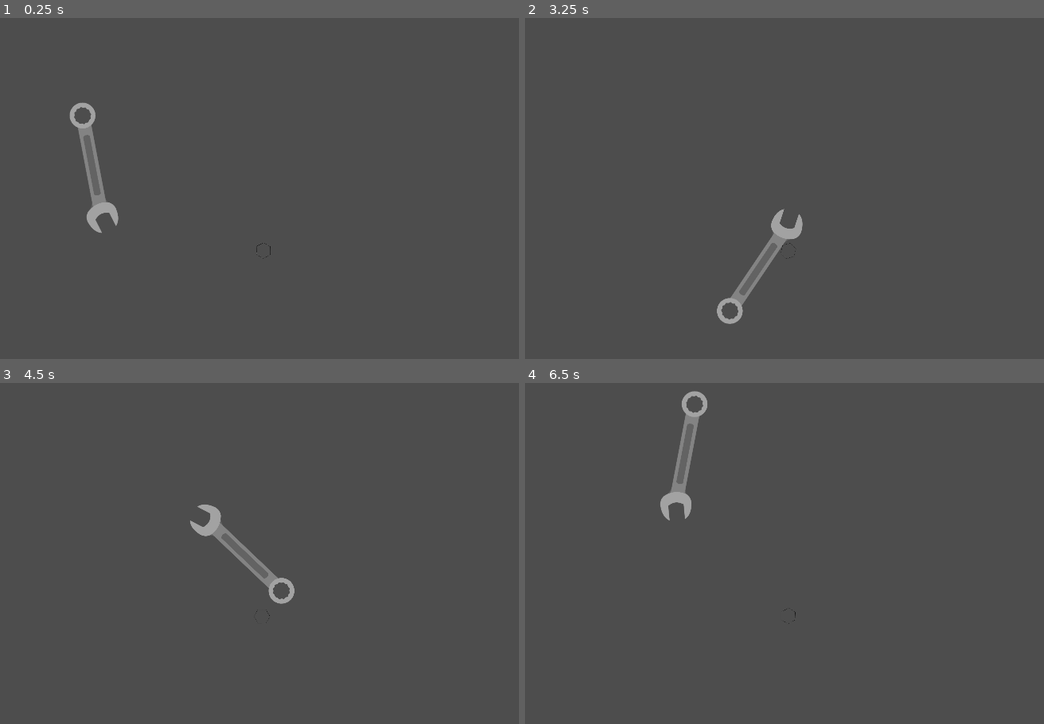
Above: before the commit, frames 1-4 (two rows, left to right).
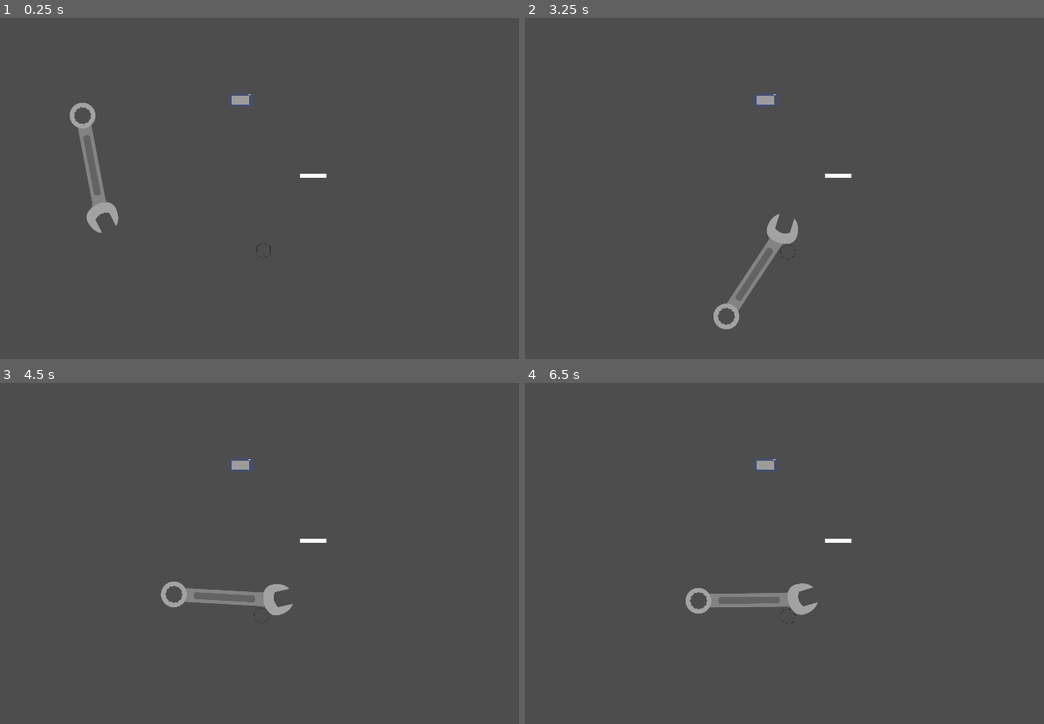
Above: after the commit, the same moments.

Repository: enderpyy/machina
Game: Godot game, scene res://scenes/test.tscn
The game is run twice, just before and just after one commit, with the same random seed, the same clock (stepped at 60 frames per second) and the same inputs. This scene is started directly instead of the project's main scene. The engine's default icon, where the game draws it, is replaced by a stand-in: a white triangle on a blue panel in a dark square.
Inputs (mouse positions are in pixels of both pictures, inside the frame that each line leads up to):
- Up to frame 1 (0.25 s): no input
- Up to frame 2 (3.25 s): move the mouse to (789, 249) at 0.52 s; press the mouse at (789, 249) at 0.53 s; hold Right (right) 0.53-1.28 s; move the mouse to (618, 168) at 1.27 s; release the mouse at (618, 168) at 1.28 s; hold Down (down) 1.28-2.03 s; click (618, 168) at 1.35 s; move the mouse to (851, 106) at 2.02 s; press the mouse at (851, 106) at 2.03 s; hold Right (right) 2.03-2.78 s; move the mouse to (753, 256) at 2.77 s; release the mouse at (753, 256) at 2.78 s; hold Up (up) from 2.78 s (still down); click (753, 256) at 2.85 s
- Up to frame 3 (4.5 s): move the mouse to (451, 604) at 3.52 s; release Up (up) at 3.53 s; press the mouse at (451, 604) at 3.53 s; hold A (left) from 3.53 s (still down); move the mouse to (67, 495) at 4.27 s; release the mouse at (67, 495) at 4.28 s; click (67, 495) at 4.35 s
- Up to frame 4 (6.5 s): move the mouse to (815, 550) at 5.02 s; release A (left) at 5.03 s; press the mouse at (815, 550) at 5.03 s; hold Down (down) 5.03-5.78 s; move the mouse to (691, 461) at 5.77 s; release the mouse at (691, 461) at 5.78 s; hold Right (right) from 5.78 s (still down); click (691, 461) at 5.85 s

The runs differ from the first frame. In frame 1, 0.2% of the frame differs, in the area x 44-63%, y 22-47%; in frame 2, 0.9%; in frame 3, 1.8%; in frame 4, 1.9%, in the area x 26-63%, y 2-71%.

Commit message:
wrench

Diff:
--- a/machina/scenes/bolt.tscn
+++ b/machina/scenes/bolt.tscn
@@ -49,7 +49,7 @@
 texture = ExtResource("1_gsnt5")
 
 [node name="CollisionPolygon2D" type="CollisionPolygon2D" parent="."]
-scale = Vector2(0.34, 0.34)
+scale = Vector2(0.4, 0.4)
 polygon = PackedVector2Array(2, 61, 55, 30, 55, -31, 4, -60, -49, -33, -49, 30)
 
 [node name="AnimationPlayer" type="AnimationPlayer" parent="."]
--- a/machina/scenes/bolt_socket.tscn
+++ b/machina/scenes/bolt_socket.tscn
@@ -8,9 +8,10 @@
 
 [sub_resource type="CircleShape2D" id="CircleShape2D_s0h4p"]
 
-[node name="Bolt Socket" type="Node2D"]
-scale = Vector2(0.3, 0.3)
+[node name="Bolt Socket" type="Node2D" node_paths=PackedStringArray("bolt")]
+scale = Vector2(0.4, 0.4)
 script = ExtResource("1_hu2p6")
+bolt = NodePath("Bolt")
 
 [node name="Bolt" parent="." instance=ExtResource("2_w8kic")]
 
@@ -34,5 +35,8 @@
 [node name="CollisionShape2D" type="CollisionShape2D" parent="Pivot/Wrench Detector"]
 shape = SubResource("CircleShape2D_s0h4p")
 
+[node name="Wrench Pivot" type="PinJoint2D" parent="."]
+node_b = NodePath("../Pivot/Joint")
+
 [connection signal="area_entered" from="Pivot/Wrench Detector" to="." method="_on_wrench_detector_area_entered"]
 [connection signal="area_exited" from="Pivot/Wrench Detector" to="." method="_on_wrench_detector_area_exited"]
--- /dev/null
+++ b/machina/scenes/code.tscn
@@ -0,0 +1,20 @@
+[gd_scene load_steps=4 format=3 uid="uid://dqw4alxddls50"]
+
+[ext_resource type="Script" uid="uid://chn6kap06bwi5" path="res://scenes/manufacturer_code.gd" id="1_qm82s"]
+[ext_resource type="Texture2D" uid="uid://ts5nwrqydd7o" path="res://sprite/barcode.png" id="2_qm82s"]
+
+[sub_resource type="RectangleShape2D" id="RectangleShape2D_0xom4"]
+size = Vector2(472, 119)
+
+[node name="Manufacturer Code" type="Area2D"]
+script = ExtResource("1_qm82s")
+
+[node name="Background" type="Sprite2D" parent="."]
+scale = Vector2(0.589844, 0.415039)
+texture = ExtResource("2_qm82s")
+
+[node name="Spawn Area" type="CollisionShape2D" parent="."]
+position = Vector2(-2, 1.5)
+shape = SubResource("RectangleShape2D_0xom4")
+
+[connection signal="input_event" from="." to="." method="_on_input_event"]
--- /dev/null
+++ b/machina/scenes/manufacturer_code.gd
@@ -0,0 +1 @@
+class_name ManufacturerCode extends ZoomInterface
--- a/machina/scenes/sensor_calibration.tscn
+++ b/machina/scenes/sensor_calibration.tscn
@@ -16,3 +16,5 @@
 
 [node name="Spawn Area" type="CollisionShape2D" parent="."]
 shape = SubResource("RectangleShape2D_0xom4")
+
+[connection signal="input_event" from="." to="." method="_on_input_event"]
--- a/machina/scenes/test.tscn
+++ b/machina/scenes/test.tscn
@@ -1,12 +1,22 @@
-[gd_scene load_steps=3 format=3 uid="uid://u823ly3mj51p"]
+[gd_scene load_steps=5 format=3 uid="uid://u823ly3mj51p"]
 
 [ext_resource type="PackedScene" uid="uid://ch1m2eblpswel" path="res://scenes/wrench_spawn.tscn" id="1_bl13t"]
 [ext_resource type="PackedScene" uid="uid://ckimr8da0ken" path="res://scenes/bolt_socket.tscn" id="2_iyx0m"]
+[ext_resource type="PackedScene" uid="uid://dqw4alxddls50" path="res://scenes/code.tscn" id="3_iyx0m"]
+[ext_resource type="PackedScene" uid="uid://wkm7d80sbmdw" path="res://scenes/sensor_calibration.tscn" id="4_74lek"]
 
 [node name="test" type="Node2D"]
 
 [node name="Bolt Socket" parent="." instance=ExtResource("2_iyx0m")]
 position = Vector2(966, 736)
+scale = Vector2(1, 1)
 
 [node name="Wrench Spawn" parent="." instance=ExtResource("1_bl13t")]
 position = Vector2(451, 484)
+
+[node name="Manufacturer Code" parent="." instance=ExtResource("3_iyx0m")]
+position = Vector2(1118, 511)
+scale = Vector2(0.2, 0.2)
+
+[node name="Sensor Calibration" parent="." instance=ExtResource("4_74lek")]
+position = Vector2(899, 281)
--- a/machina/scenes/wrench_spawn.tscn
+++ b/machina/scenes/wrench_spawn.tscn
@@ -7,6 +7,8 @@
 
 [sub_resource type="CircleShape2D" id="CircleShape2D_aghu1"]
 radius = 31.5753
+
+[sub_resource type="CircleShape2D" id="CircleShape2D_8m0sv"]
 
 [sub_resource type="CircleShape2D" id="CircleShape2D_0ecqq"]
 
@@ -27,12 +29,23 @@
 texture = ExtResource("2_kiupx")
 
 [node name="Bolt Area" type="Area2D" parent="Wrench"]
-position = Vector2(13.7433, 191.377)
+position = Vector2(5, 152)
 script = ExtResource("3_0ecqq")
 
 [node name="CollisionShape2D2" type="CollisionShape2D" parent="Wrench/Bolt Area"]
 position = Vector2(-7.74334, -21.3765)
 shape = SubResource("CircleShape2D_aghu1")
+
+[node name="Bolt Joint" type="PinJoint2D" parent="Wrench/Bolt Area"]
+position = Vector2(3, 24)
+node_a = NodePath("../StaticBody2D")
+node_b = NodePath("../StaticBody2D")
+
+[node name="StaticBody2D" type="StaticBody2D" parent="Wrench/Bolt Area"]
+position = Vector2(2, 24)
+
+[node name="CollisionShape2D" type="CollisionShape2D" parent="Wrench/Bolt Area/StaticBody2D"]
+shape = SubResource("CircleShape2D_8m0sv")
 
 [node name="CollisionPolygon2D2" type="CollisionPolygon2D" parent="Wrench"]
 position = Vector2(-135, -14)
--- a/machina/scripts/bolt/bolt_socket.gd
+++ b/machina/scripts/bolt/bolt_socket.gd
@@ -25,13 +25,15 @@
 func can_rotate(b : bool):
 	bolt.set_deferred("lock_rotation", !b)
 
+@onready var wrench_pivot = $"Wrench Pivot"
 func _on_wrench_detector_area_entered(area: Area2D) -> void:
-	if area is BoltArea:
+	if area is BoltArea and bolt != null:
 		can_rotate(true)
+		wrench_pivot.node_a = area.wrench.get_path()
 		print(bolt.lock_rotation)
 
 func _on_wrench_detector_area_exited(area: Area2D) -> void:
-	if area is BoltArea:
+	if area is BoltArea and bolt :
 		can_rotate(false)
 
 func accept_bolt(b : RigidBody2D):
--- a/machina/scripts/globals.gd
+++ b/machina/scripts/globals.gd
@@ -1,3 +1,5 @@
 extends Node
 
 var mpos: Vector2
+
+var zoomed := false
--- a/machina/scripts/sensor_calibration.gd
+++ b/machina/scripts/sensor_calibration.gd
@@ -1,48 +1,15 @@
-class_name SensorCalibration extends Area2D
+class_name SensorCalibration extends ZoomInterface
 
 
 
 var target_scene = load("res://scenes/target.tscn")
 
 signal result
-
-@onready
-var background : Sprite2D = $Background
-@onready
-var spawn : CollisionShape2D = $"Spawn Area"
-var spawn_size
-
-var initial_scale : Vector2 #updated before zoom in
-var initial_position : Vector2 #updated before zoom in
+var spawn_size : Vector2
 
 func _ready() -> void:
+	super()
 	spawn_size = spawn.shape.get_rect().size
-	initial_scale = self.scale
-	initial_position = self.position
-
-var zoom_id = 0
-
-#zoom to target position, at target scale, with lerp value
-func zoom(target_position : Vector2, target_scale : Vector2, speed : float = 0.05):
-	zoom_id += 1
-	var id = zoom_id
-	while abs(position - target_position) > Vector2(0.1, 0.1) or abs(scale - target_scale) > Vector2(0.01, 0.01):
-		if id != zoom_id:
-			return
-
-		self.position = lerp(position, target_position, speed)
-		self.scale = lerp(scale, target_scale, speed)
-		await get_tree().process_frame
-
-
-func zoom_in():
-	initial_scale = self.scale
-
-	initial_position = self.position
-	zoom(Vector2(960, 540), Vector2(1,1))
-
-func zoom_out():
-	zoom(initial_position, initial_scale)
 
 func play( n := 5):
 	var score := 0.0
--- a/machina/scripts/wrench_bolt_area.gd
+++ b/machina/scripts/wrench_bolt_area.gd
@@ -1 +1,3 @@
 class_name BoltArea extends Area2D
+
+@onready var wrench = get_parent()
--- a/machina/scripts/wrench_spawn.gd
+++ b/machina/scripts/wrench_spawn.gd
@@ -24,10 +24,22 @@
 @onready var pivot_controller = $"Pivot controller"
 var on_bolt = false
 
+@onready var bolt_joint = $"Wrench/Bolt Area/Bolt Joint"
+@onready var bolt_pivot = $"Wrench/Bolt Area/StaticBody2D"
+func lock_on_bolt(b : bool):
+	if b:
+		bolt_joint.node_a = wrench.get_path()
+	else:
+		bolt_joint.node_a = bolt_pivot.get_path()
+	bolt_joint.top_level = b
+
+
+
 func _on_bolt_area_area_entered(area: Area2D) -> void:
 	if area is BoltArea:
 		pivot_controller.swap_joint()
 		on_bolt = true
+		#lock_on_bolt(true)
 		#switch to spring pivot
 
 
--- /dev/null
+++ b/machina/scripts/zoom_interface.gd
@@ -0,0 +1,47 @@
+class_name ZoomInterface extends Area2D
+
+
+@onready
+var background : Sprite2D = $Background
+@onready
+var spawn : CollisionShape2D = $"Spawn Area"
+
+var initial_scale : Vector2 #updated before zoom in
+var initial_position : Vector2 #updated before zoom in
+
+func _ready() -> void:
+	initial_scale = self.scale
+	initial_position = self.position
+
+var zoom_id = 0
+
+#zoom to target position, at target scale, with lerp value
+func zoom(target_position : Vector2, target_scale : Vector2, speed : float = 0.05):
+	zoom_id += 1
+	var id = zoom_id
+	while abs(position - target_position) > Vector2(0.1, 0.1) or abs(scale - target_scale) > Vector2(0.01, 0.01):
+		if id != zoom_id:
+			return
+
+		self.position = lerp(position, target_position, speed)
+		self.scale = lerp(scale, target_scale, speed)
+		await get_tree().process_frame
+
+
+func zoom_in():
+	zoom(Vector2(960, 540), Vector2(1,1))
+
+func zoom_out():
+	zoom(initial_position, initial_scale)
+
+var zoomed := false
+func _on_input_event(viewport: Node, event: InputEvent, shape_idx: int) -> void:
+	if event.is_action_pressed("left_click"):
+		if zoomed == false and globals.zoomed == false:
+			zoom_in()
+			zoomed = true
+			globals.zoomed =true
+		elif zoomed == true:
+			zoomed = false
+			globals.zoomed = false
+			zoom_out()
Not shown, added: machina/scenes/manufacturer_code.gd.uid
Not shown: 1 places in machina/scenes/settings.tscn that only renumber resources
Not shown: 1 places in machina/scenes/wrench_spawn.tscn that only renumber resources
Not shown, added: machina/scripts/zoom_interface.gd.uid
Binary file added: machina/sprite/barcode.ase
Binary file added: machina/sprite/barcode.png
Not shown, added: machina/sprite/barcode.png.import
